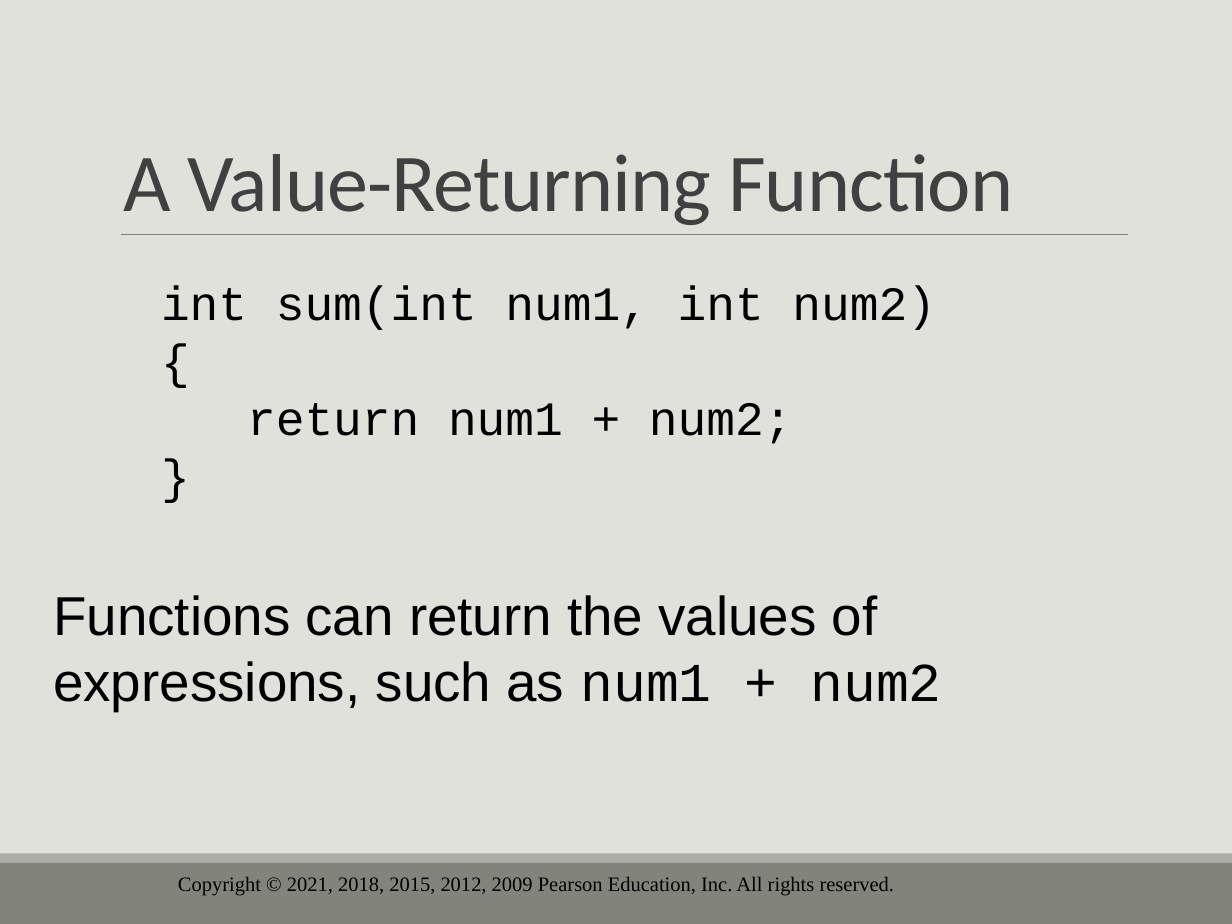
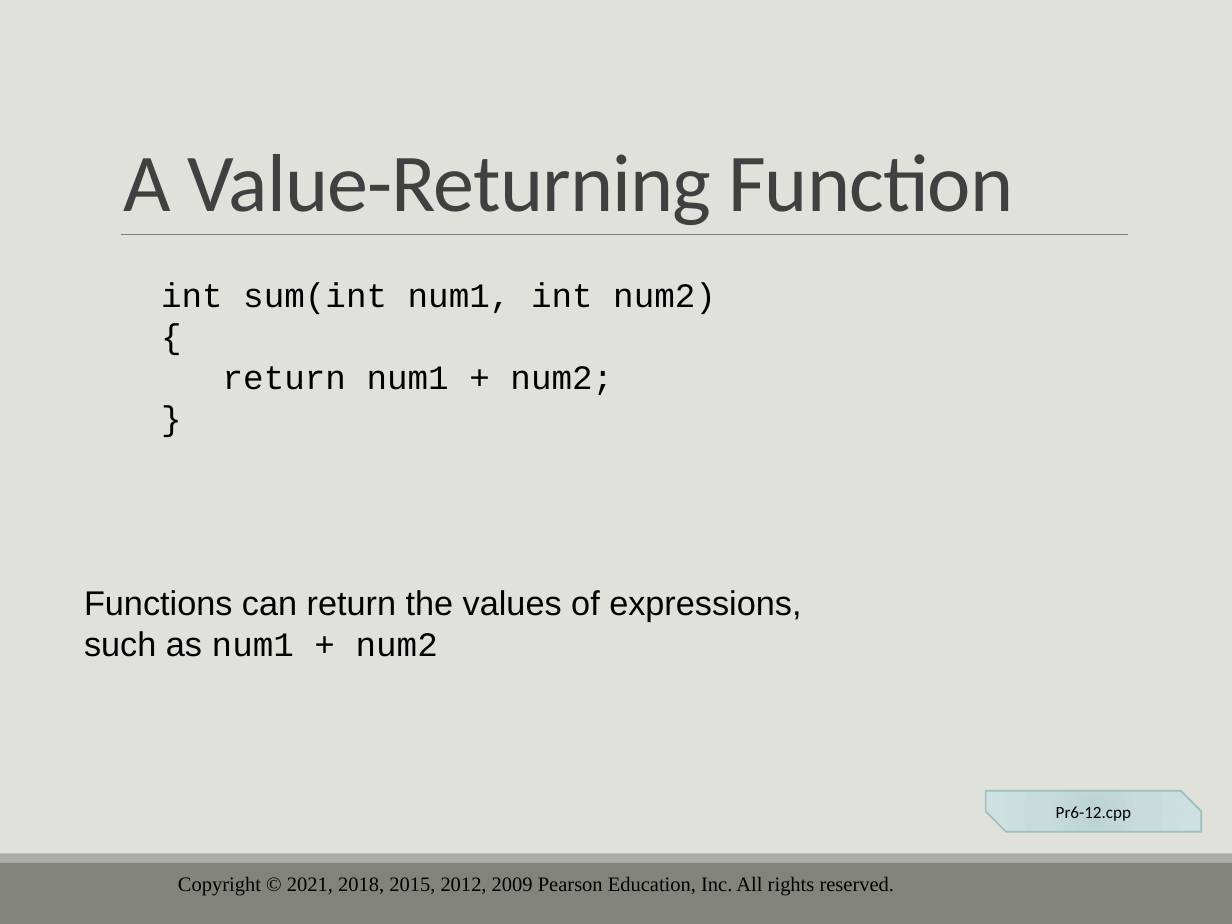
Before and after one commit to drolsonmi/eng1400, a slide deck: slide 33 of 1400_06_Functions.pptx (slide 35 before the commit). Drawn at 1232x924 pixels with LibreOffice and Linux fonts; fonts in the diff are those of the drawing; background and template pictures are left out. Boxes give left, top, right and bottom in pixels: in the first picture for what was removed or moved away, otherwise in the second. Text is boxed around its words. In the diff, an @@ line names an element or a change of style, - is before the commit and + after.

```diff
--- a/1400_06_Functions.pptx
+++ b/1400_06_Functions.pptx
@@ text "int sum(int num1, int num2) ..." at (161,282,716,395): size 28 to 20 pt; less space between paragraphs @@
@@ text "Functions can return the values ...": place and size @@
-text "Functions can return the values ..." at (53,595,941,711)
+text "Functions can return the values ..." at (84,590,801,657)
@@ text "Functions can return the values ..." at (84,590,801,657): size 32 to 20 pt; less space between paragraphs @@
@@ snip diag rect added at (986,791,1201,832), fill gradient #BDD3D2 to #C9DCDC to #CEE2E1, outline #9DBFBE 1 pt, 10 pt, text #000000 @@
+Pr6-12.cpp
```
Also in this commit, not shown: 17 other slides changed, 17 slides removed, 2 other files.
